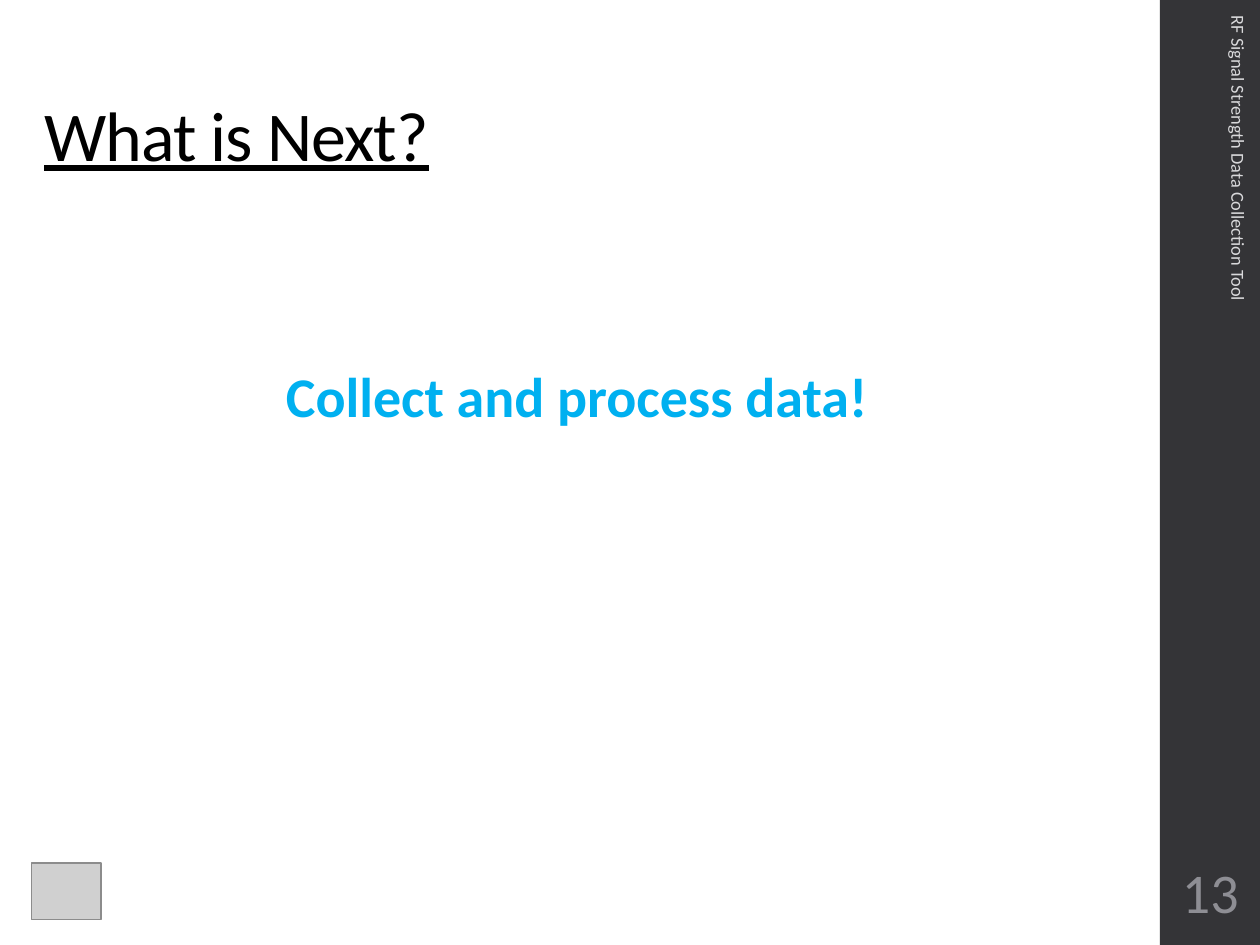
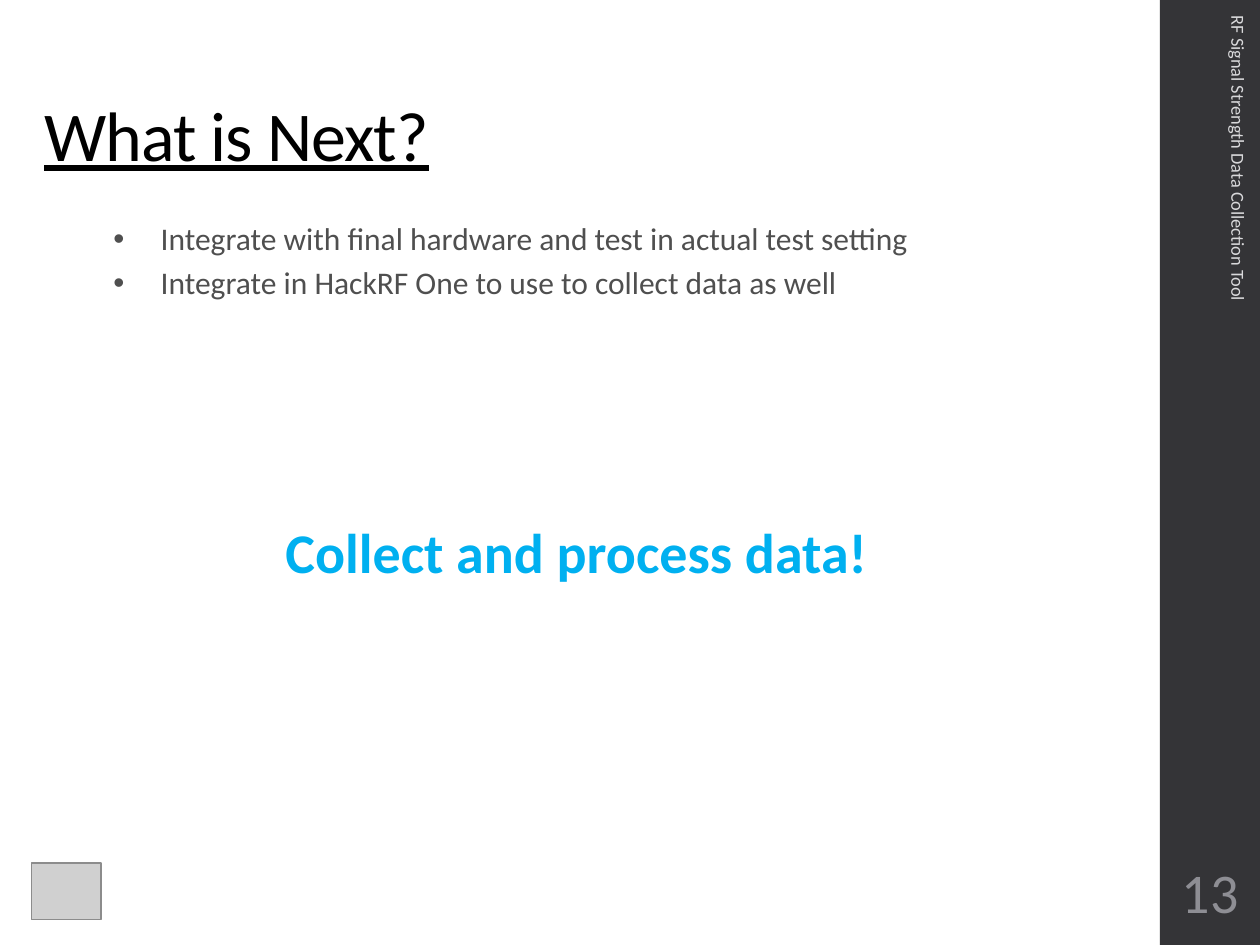
Before and after one commit to CourseReps/ECEN489-Spring2016, a slide deck: slide 14 of Students/johnlusher/Project_3/ECEN689_Project_3_John_Lusher.pptx. Drawn at 1260x945 pixels with LibreOffice and Linux fonts; fonts in the diff are those of the drawing; grey boxes stand for pictures. Boxes give left, top, right and bottom in pixels: in the first picture for what was removed or moved away, otherwise in the second. Text is boxed around its words. In the diff, an @@ line names an element or a change of style, - is before the commit and + after.

```diff
--- a/Students/johnlusher/Project_3/ECEN689_Project_3_John_Lusher.pptx
+++ b/Students/johnlusher/Project_3/ECEN689_Project_3_John_Lusher.pptx
@@ text added at bbox=[161, 228, 907, 300], 18 pt, text #4F4F4F @@
+• Integrate with final hardware and test in actual test setting
+• Integrate in HackRF One to use to collect data as well
@@ text "Collect and process data!": place and size @@
-text "Collect and process data!" at bbox=[286, 377, 867, 426]
+text "Collect and process data!" at bbox=[285, 533, 867, 582]
```
Also in this commit, not shown: 2 other slides changed, 1 other file.
